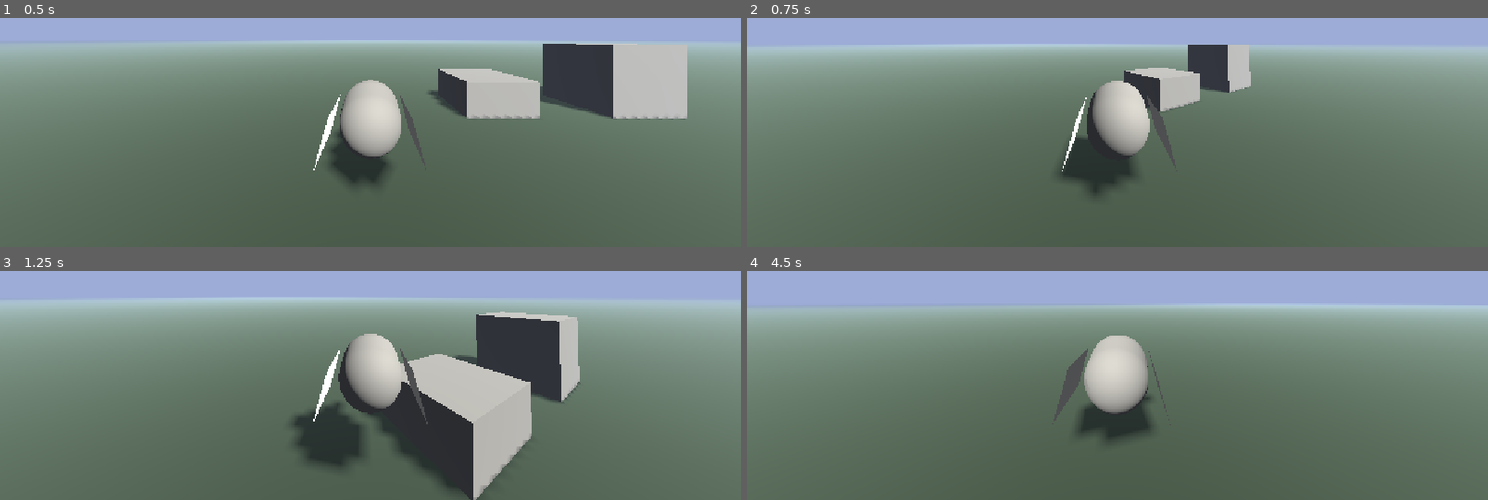
Above: before the commit, frames 1-4 (two rows, left to right).
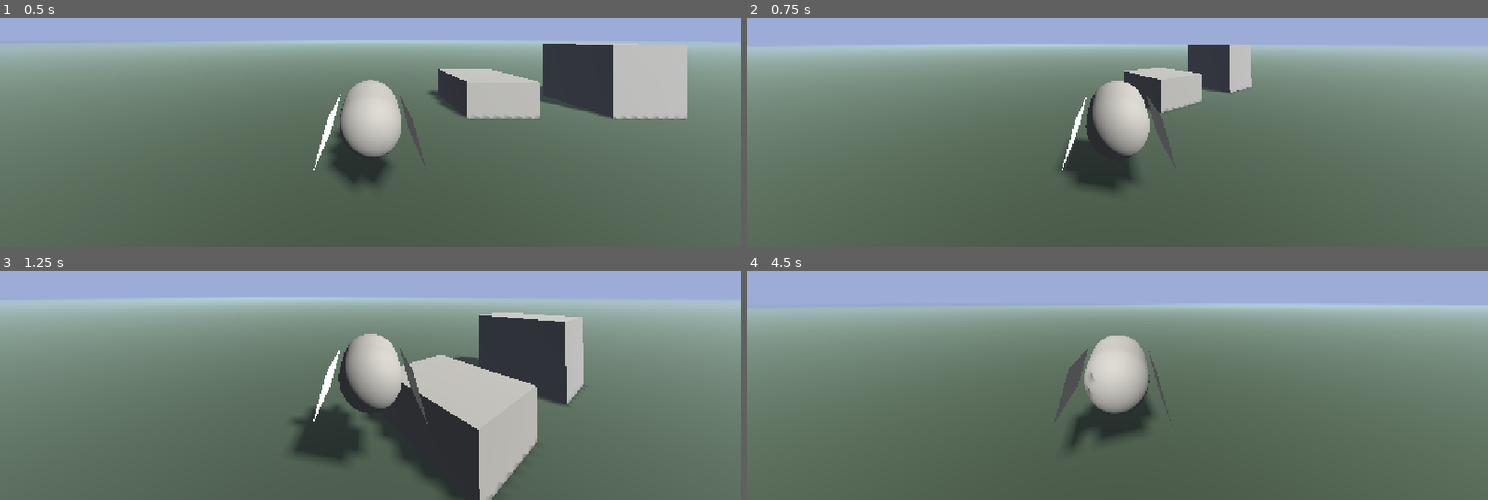
Above: after the commit, the same moments.

Repository: Su-Nes/bird-game
Game: Godot game, scene res://World/World.tscn
Two runs of this game, one before a commit and one after it. Both use one fixed random seed, a clock stepped at 60 frames per second and the inputs below.
Inputs (mouse positions are in pixels of both pictures, inside the frame that each line leads up to):
- Up to frame 1 (0.5 s): no input
- Up to frame 2 (0.75 s): move the mouse to (1154, 38) at 0.52 s; hold W (forward) from 0.53 s (still down)
- Up to frame 3 (1.25 s): keep holding W (forward); tap Space (jump) at 0.77 s
- Up to frame 4 (4.5 s): keep holding W (forward); move the mouse to (1080, 293) at 1.27 s; tap Space (jump) at 1.52, 3.02, 3.77 s; move the mouse to (1132, 284) at 2.02 s; move the mouse to (1110, 298) at 2.77 s; move the mouse to (1169, 296) at 3.52 s; move the mouse to (1058, 287) at 4.27 s

Frame 1 is identical in both runs. In frame 2, 0.3% of the frame differs, in the area x 42-69%, y 11-78%; in frame 3, 2.0%, in the area x 39-79%, y 17-100%; in frame 4, 0.3%.

Commit message:
Camera follows movement direction in Walk State

Diff:
--- a/Player/ControllerStates/WalkState.gd
+++ b/Player/ControllerStates/WalkState.gd
@@ -7,7 +7,7 @@
 @export var GROUND_INERTIA = 14.0
 @export var MOMENTUM_DECAY = 1.0
 @export var CAMERA_MOVEMENT : CameraRotation
-@export var CAMERA_AUTO_LOOK_LERP = .05
+@export var CAMERA_FOLLOW_STRENGTH = .05
 var coyoteTimer
 
 @onready var player_controller: CharacterBody3D = $"../.."
@@ -22,7 +22,7 @@
 	#print("Entered Walk state")
 	pass
 
-func physics_update(delta):
+func update(delta: float):
 	# Switch to fall state if player controller is not on ground.
 	if !player_controller.is_on_floor():
 		state_machine.change_state("fallstate")
@@ -38,7 +38,7 @@
 
 	handle_velocity(delta)
 
-	CAMERA_MOVEMENT.look_towards(direction, CAMERA_AUTO_LOOK_LERP)
+	CAMERA_MOVEMENT.look_towards_y(input_dir.x, CAMERA_FOLLOW_STRENGTH * delta * player_controller.velocity.normalized().length())
 
 	# Switch to idle when no movement direction is held.
 	if direction.length() <= 0.0:
--- a/Player/PlayerController.tscn
+++ b/Player/PlayerController.tscn
@@ -94,7 +94,7 @@
 MOVE_SPEED = 3.0
 GROUND_INERTIA = 7.0
 CAMERA_MOVEMENT = NodePath("../../CameraPivotY/CameraPivotX")
-CAMERA_AUTO_LOOK_LERP = 0.005
+CAMERA_FOLLOW_STRENGTH = 0.3
 
 [node name="JumpState" type="Node" parent="MovementStateMachine" unique_id=1176370450]
 script = ExtResource("4_j8irr")
@@ -113,7 +113,7 @@
 [node name="CameraPivotX" type="Node3D" parent="CameraPivotY" unique_id=2114444008]
 transform = Transform3D(1, 0, 0, 0, 1, 0, 0, 0, 1, 0, 0.75, 0)
 script = ExtResource("4_bacvh")
-STICK_SENS = 5.0
+STICK_SENS = 500.0
 
 [node name="SpringArm3D" type="SpringArm3D" parent="CameraPivotY/CameraPivotX" unique_id=780229940]
 spring_length = 1.5
--- a/Player/Scripting/CameraRotation.gd
+++ b/Player/Scripting/CameraRotation.gd
@@ -7,6 +7,7 @@
 
 @export var MOUSE_SENS = 0.5
 @export var STICK_SENS = 0.05
+@export var LOOK_AHEAD_SMOOTHING = .04
 
 
 func _ready():
@@ -18,24 +19,27 @@
 		pivot.rotate_y(deg_to_rad(-event.relative.x * MOUSE_SENS))
 		rotate_x(deg_to_rad(-event.relative.y * MOUSE_SENS))
 
-func _physics_process(_delta: float) -> void:
+func _process(delta: float) -> void:
 	# Stick look
-	var look_movement = Input.get_vector("lookLeft", "lookRight", "lookDown", "lookUp")
+	var look_movement = Input.get_vector("lookLeft", "lookRight", "lookDown", "lookUp") * delta
 
 	pivot.rotate_y(deg_to_rad(-look_movement.x * STICK_SENS))
 	rotate_x(deg_to_rad(look_movement.y * STICK_SENS))
 
-
-func look_towards(direction: Vector3, weight: float):
-	# Smooth look towards move direction
-	if direction.length() < 0.01:
-		return
-
-
-
-func _process(_delta):
 	if Input.is_action_just_pressed("pause"):
 		Input.mouse_mode = Input.MOUSE_MODE_VISIBLE
 		get_tree().quit()
 
 	rotation.x = clampf(rotation.x, deg_to_rad(-85), deg_to_rad(55))
+
+
+var previous_value : float
+var look_mod = .5
+func look_towards_y(value: float, strength: float):
+	if value == previous_value:
+		look_mod = lerp(look_mod, value, LOOK_AHEAD_SMOOTHING)
+	else:
+		look_mod = 0.0
+		previous_value = value
+
+	pivot.rotation.y += -value * strength * abs(look_mod)
--- a/project.godot
+++ b/project.godot
@@ -22,25 +22,25 @@
 [input]
 
 forward={
-"deadzone": 0.2,
+"deadzone": 0.5,
 "events": [Object(InputEventKey,"resource_local_to_scene":false,"resource_name":"","device":-1,"window_id":0,"alt_press …(192 unchanged characters)…
 , Object(InputEventJoypadMotion,"resource_local_to_scene":false,"resource_name":"","device":-1,"axis":1,"axis_value":-1.0,"script":null)
 ]
 }
 backward={
-"deadzone": 0.2,
+"deadzone": 0.5,
 "events": [Object(InputEventKey,"resource_local_to_scene":false,"resource_name":"","device":-1,"window_id":0,"alt_press …(192 unchanged characters)…
 , Object(InputEventJoypadMotion,"resource_local_to_scene":false,"resource_name":"","device":-1,"axis":1,"axis_value":1.0,"script":null)
 ]
 }
 left={
-"deadzone": 0.2,
+"deadzone": 0.5,
 "events": [Object(InputEventKey,"resource_local_to_scene":false,"resource_name":"","device":-1,"window_id":0,"alt_press …(191 unchanged characters)…
 , Object(InputEventJoypadMotion,"resource_local_to_scene":false,"resource_name":"","device":-1,"axis":0,"axis_value":-1.0,"script":null)
 ]
 }
 right={
-"deadzone": 0.2,
+"deadzone": 0.5,
 "events": [Object(InputEventKey,"resource_local_to_scene":false,"resource_name":"","device":-1,"window_id":0,"alt_press …(192 unchanged characters)…
 , Object(InputEventJoypadMotion,"resource_local_to_scene":false,"resource_name":"","device":-1,"axis":0,"axis_value":1.0,"script":null)
 ]
